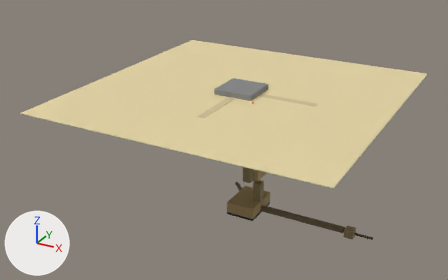
Before and after pictures for a commit that changed the glTF model assets/export/glB/OS_LOD0.glb.
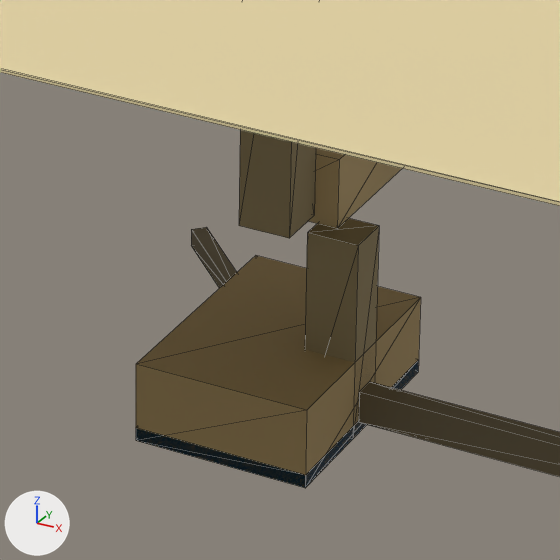
Old and new are each drawn whole from a camera (50 mm lens) standing at (53.7, -105.0, 41.2) and looking at (-3.9, -0.3, -11.1) and again close up on the part from 46% to 65% of the width and 53% to 83% of the height. The axes (+X, +Y, +Z) are drawn at lower left. The lights are the same throughout. The older version's two pictures come first. The close-ups show mesh edges as thin lines. Where no turn or scale is listed for an object, it has been applied to the vertices.

In view in the first close-up: 'Chamber B', 'Chamber I', 'Chamber I Water', 'Desert Surface', 'East Corridor', 'Northern Conduit', 'Shaft B', 'Shaft C'.
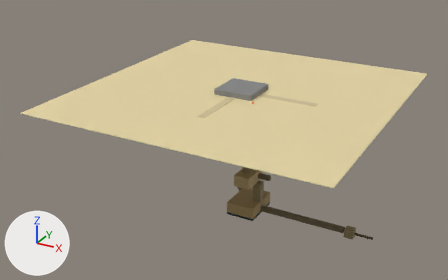
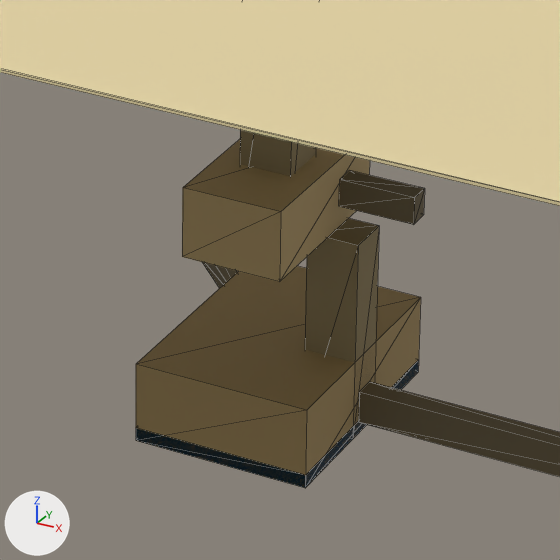
Location of each change, [x1, y1, x2, y2] in pixels of the close-ups (560 x 560 px):
'Chamber B', moved
    before: [309, 148, 402, 228]
    after: [182, 139, 370, 282]
'Chamber B Eastern Passage', moved (not visible before)
    after: [339, 171, 425, 225]
'Shaft B', unchanged, covered by the edit
    before: [239, 130, 316, 238]
    after: [240, 130, 316, 176]
'Northern Conduit', unchanged, covered by the edit
    before: [191, 227, 237, 288]
    after: [202, 262, 237, 288]

Edits to the bpy script that builds the scene:
```text
Change ob_chamber_b:
    ob_chamber_b.location: (-1.12, 10.35, -21.85) -> (-1.12, 6.0, -21.85)
Change ob_chamber_b_eastern_passage:
    ob_chamber_b_eastern_passage.location: (2.08, 11.8, -21.85) -> (2.08, 7.45, -21.85)
```
